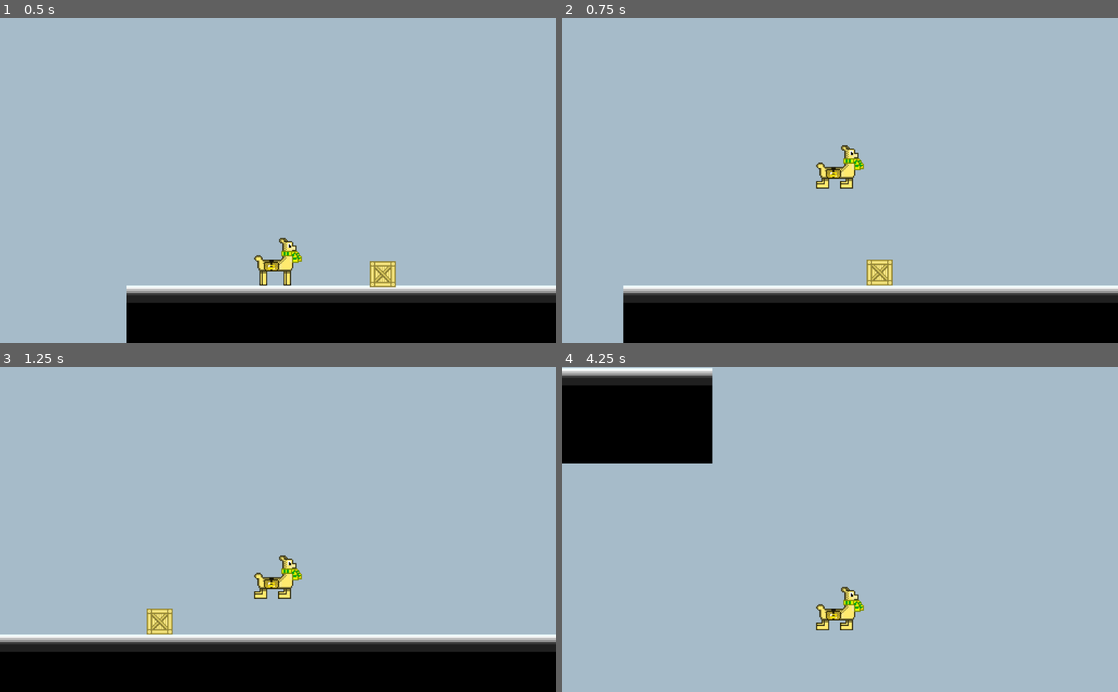
Above: before the commit, frames 1-4 (two rows, left to right).
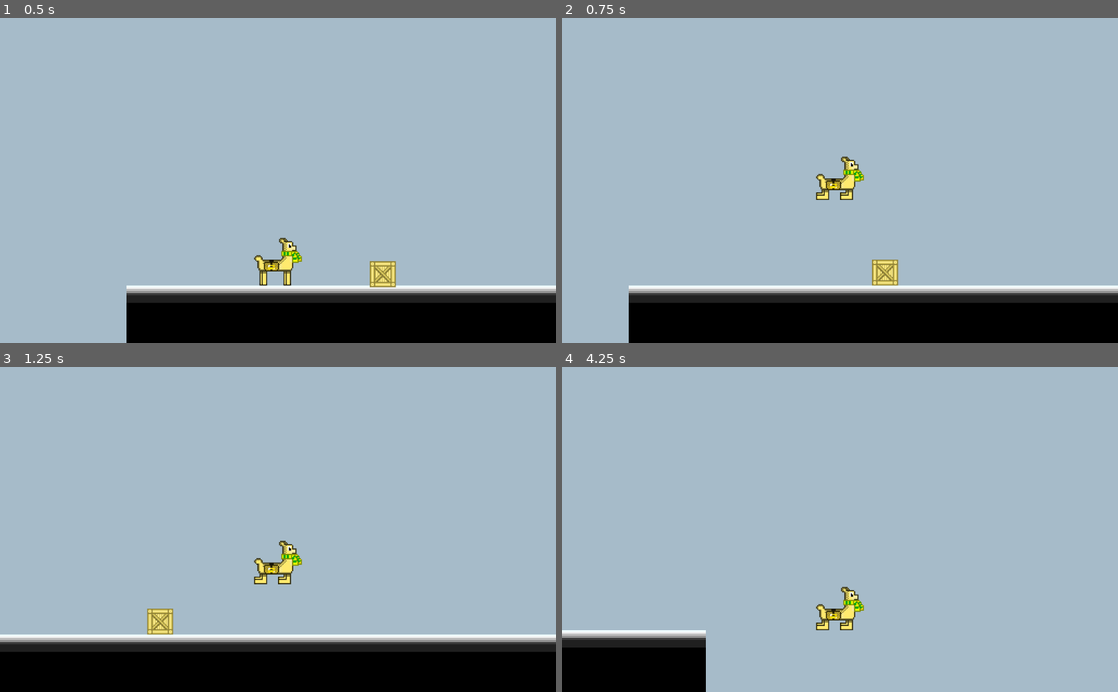
Above: after the commit, the same moments.

Repository: LeoDog896/Llama-Zips
Game: Godot game, scene res://Templates/LevelTemplate.tscn
Same seed, same stepped clock (60 frames per second), same inputs: the game is played once before the commit and once after it.
Inputs (mouse positions are in pixels of both pictures, inside the frame that each line leads up to):
- Up to frame 1 (0.5 s): no input
- Up to frame 2 (0.75 s): tap Enter at 0.5 s; move the mouse to (945, 274) at 0.52 s; hold Right (ui_right) from 0.53 s (still down); hold Up (ui_up) from 0.53 s (still down); click (945, 274) at 0.67 s
- Up to frame 3 (1.25 s): keep holding Right (ui_right); keep holding Up (ui_up)
- Up to frame 4 (4.25 s): move the mouse to (728, 545) at 1.27 s; release Up (ui_up) at 1.28 s; tap Up (ui_up) at 1.35, 1.52, 1.82, 2.85, 3.02, 3.32 s; move the mouse to (895, 458) at 2.02 s; release Right (ui_right) at 2.03 s; hold A (ui_left) 2.03-2.78 s; hold Up (ui_up) 2.03-2.78 s; move the mouse to (812, 594) at 2.77 s; hold Right (ui_right) from 2.78 s (still down); click (812, 594) at 2.92 s; move the mouse to (1006, 578) at 3.52 s; hold Up (ui_up) from 3.53 s (still down)

Frame 1 is identical in both runs. In frame 2, 1.3% of the frame differs, in the area x 11-61%, y 39-100%; in frame 3, 1.0%; in frame 4, 13%, in the area x 0-28%, y 0-100%.

Commit message:
New script changes

Diff:
--- a/Templates/LevelTemplate.tscn
+++ b/Templates/LevelTemplate.tscn
@@ -13,7 +13,7 @@
 polygon = PoolVector2Array( 44, 44, 0, 44, 0, 0, 44, 0 )
 
 [sub_resource type="ConvexPolygonShape2D" id=3]
-points = PoolVector2Array( 0, 0, 44, 0, 44, 44, 0, 44 )
+points = PoolVector2Array( 44, 44, 0, 44, 0, 0, 44, 0 )
 
 [sub_resource type="NavigationPolygon" id=4]
 vertices = PoolVector2Array( 44, 44, 0, 44, 0, 0, 44, 0 )
@@ -23,7 +23,7 @@
 polygon = PoolVector2Array( 44, 44, 0, 44, 0, 0, 44, 0 )
 
 [sub_resource type="ConvexPolygonShape2D" id=6]
-points = PoolVector2Array( 0, 0, 44, 0, 44, 44, 0, 44 )
+points = PoolVector2Array( 44, 44, 0, 44, 0, 0, 44, 0 )
 
 [sub_resource type="TileSet" id=7]
 0/name = "tile.png 0"
@@ -36,11 +36,6 @@
 0/occluder = SubResource( 2 )
 0/navigation_offset = Vector2( 0, 0 )
 0/navigation = SubResource( 1 )
-0/shape_offset = Vector2( 0, 0 )
-0/shape_transform = Transform2D( 1, 0, 0, 1, 0, 0 )
-0/shape = SubResource( 3 )
-0/shape_one_way = false
-0/shape_one_way_margin = 1.0
 0/shapes = [ {
 "autotile_coord": Vector2( 0, 0 ),
 "one_way": false,
@@ -59,11 +54,6 @@
 1/occluder = SubResource( 5 )
 1/navigation_offset = Vector2( 0, 0 )
 1/navigation = SubResource( 4 )
-1/shape_offset = Vector2( 0, 0 )
-1/shape_transform = Transform2D( 1, 0, 0, 1, 0, 0 )
-1/shape = SubResource( 6 )
-1/shape_one_way = false
-1/shape_one_way_margin = 1.0
 1/shapes = [ {
 "autotile_coord": Vector2( 0, 0 ),
 "one_way": false,
--- a/Utils/Scripts/Player.gd
+++ b/Utils/Scripts/Player.gd
@@ -18,11 +18,17 @@
 var player_aim
 
 func _physics_process(delta):
+	velocity.y += delta * gravity
+	var collision = move_and_collide(velocity * delta)
+	if collision and collision.collider.name == "Crate":
+		var reflect = collision.remainder.bounce(collision.normal)
+		velocity = velocity.bounce(collision.normal)
+		move_and_collide(reflect)
+	move_and_slide(velocity, Vector2(0, -1), false, 4, 0.785398, false)
 	if is_on_floor():
 		can_jump = true
 	else:
 		can_jump = false
-	velocity.y += delta * gravity
 	if Input.is_action_pressed("ui_left"):
 		velocity.x = -speed
 		if Input.is_action_pressed("ui_shift"):
@@ -45,15 +51,9 @@
 			sprite.play("standing")
 	if Input.is_action_pressed("ui_up") and is_on_floor():
 		velocity.y = -610
-		sprite.play("jumping")
 	elif is_on_floor():
 		velocity.y = 0
-	move_and_slide(velocity, Vector2(0, -1), false, 4, 0.785398, false)
-	var collision = move_and_collide(velocity * delta)
-	if collision and collision.collider.name == "Crate":
-		var reflect = collision.remainder.bounce(collision.normal)
-		velocity = velocity.bounce(collision.normal)
-		move_and_collide(reflect)
+	print(is_on_floor())
 	check()
 func _process(_delta):
 	if velocity.x < 0:
@@ -62,7 +62,6 @@
 		sprite.set_flip_h(false)
 	if Input.is_action_pressed("ui_up") and is_on_floor():
 		velocity.y = -610
-		check()
 
 func _input(event):
 	if event is InputEventKey and event.scancode == KEY_F11:
